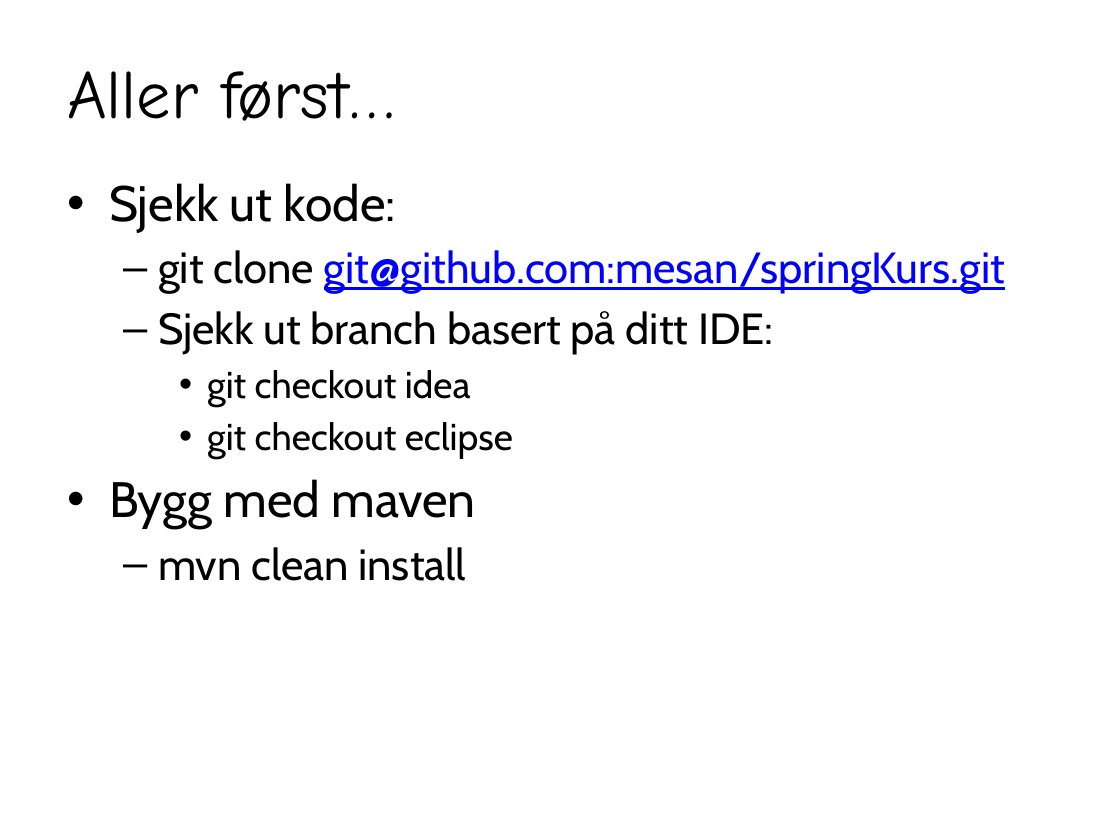
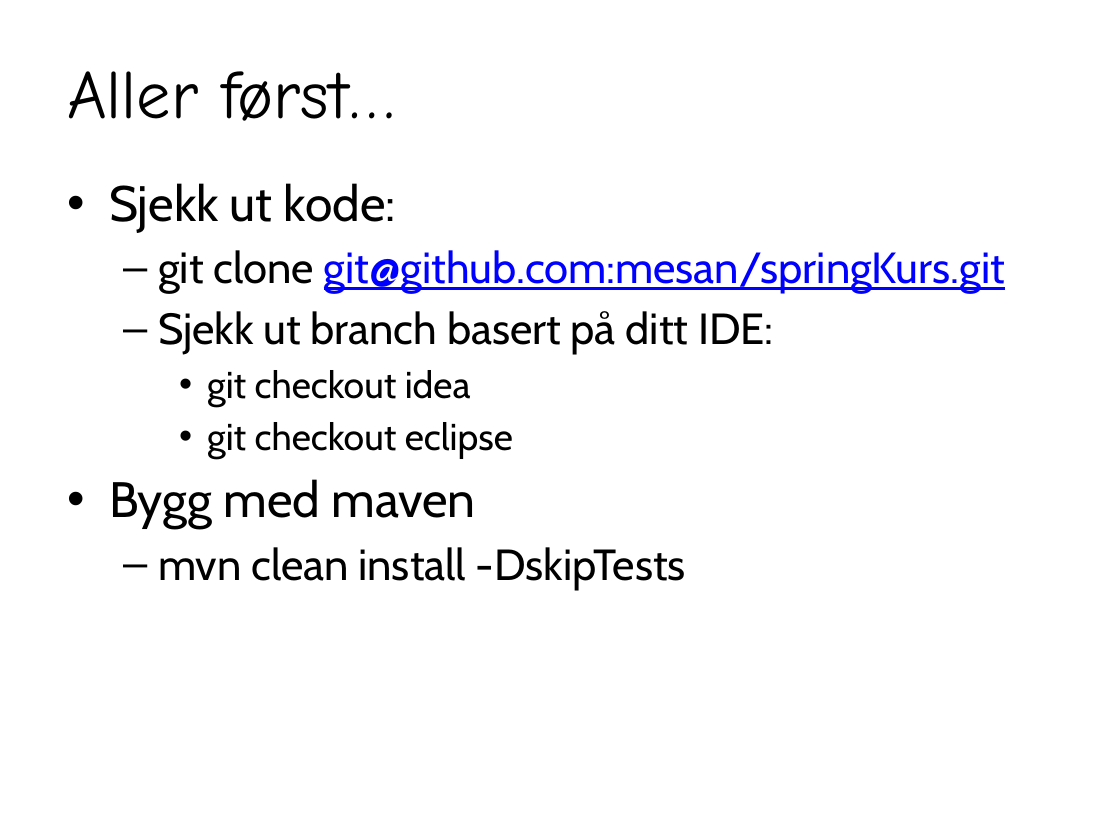
Before and after one commit to netcompanyno/springKurs, a slide deck: slide 3 of adm/Spring.pptx. Drawn at 1120x840 pixels with LibreOffice and Linux fonts; fonts in the diff are those of the drawing; background and template pictures are left out. Boxes give left, top, right and bottom in pixels: in the first picture for what was removed or moved away, otherwise in the second. Text is boxed around its words. In the diff, an @@ line names an element or a change of style, - is before the commit and + after.

Commit message:
ja

```diff
--- a/adm/Spring.pptx
+++ b/adm/Spring.pptx
@@ text at <box>158,547,686,590</box>: text changed @@
-  – mvn clean install
+  – mvn clean install -DskipTests
```
Also in this commit, not shown: 1 other slide changed.
